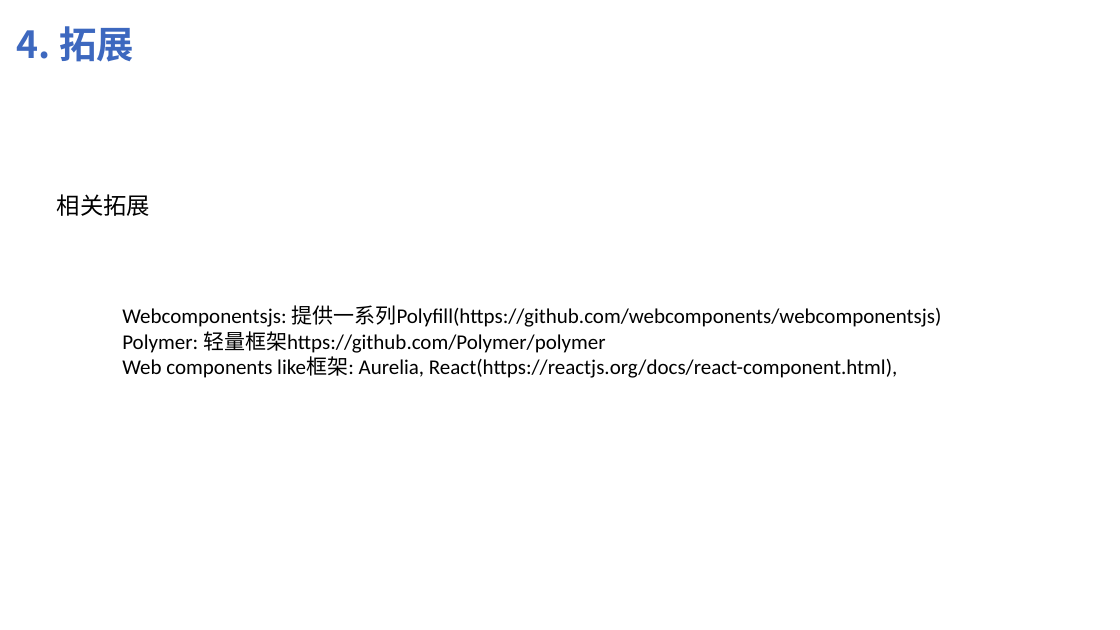
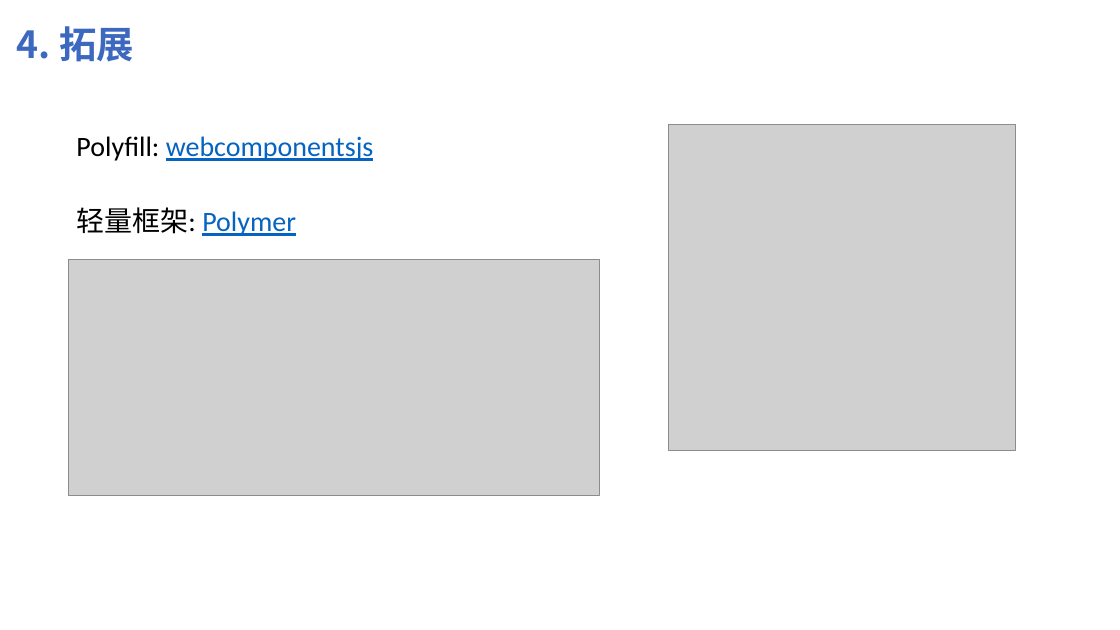
Before and after one commit to shuyancang/FE_learnings, a slide deck: slide 24 of webComponents/web Componts.pptx (slide 18 before the commit). Drawn at 1120x630 pixels with LibreOffice and Linux fonts; fonts in the diff are those of the drawing; grey boxes stand for pictures. Boxes give left, top, right and bottom in pixels: in the first picture for what was removed or moved away, otherwise in the second. Text is boxed around its words. In the diff, an @@ line names an element or a change of style, - is before the commit and + after.

```diff
--- a/webComponents/web Componts.pptx
+++ b/webComponents/web Componts.pptx
@@ text added at bbox=[76, 136, 374, 161], 24 pt, text #0563C1, underline @@
+Polyfill: webcomponentsjs
@@ picture added at bbox=[668, 124, 1016, 450] @@
@@ title removed at bbox=[57, 194, 150, 216] @@
-相关拓展
@@ text added at bbox=[76, 207, 296, 236], 24 pt, text #0563C1, underline @@
+轻量框架: Polymer
@@ picture added at bbox=[68, 260, 599, 496] @@
@@ text removed at bbox=[122, 305, 942, 378] @@
-Webcomponentsjs: 提供一系列Polyfill(https://github.com/webcomponents/webcomponentsjs)
-Polymer: 轻量框架https://github.com/Polymer/polymer
-Web components like框架: Aurelia, React(https://reactjs.org/docs/react-component.html),
```
Also in this commit, not shown: 5 other slides changed, 8 slides added, 7 other files.
